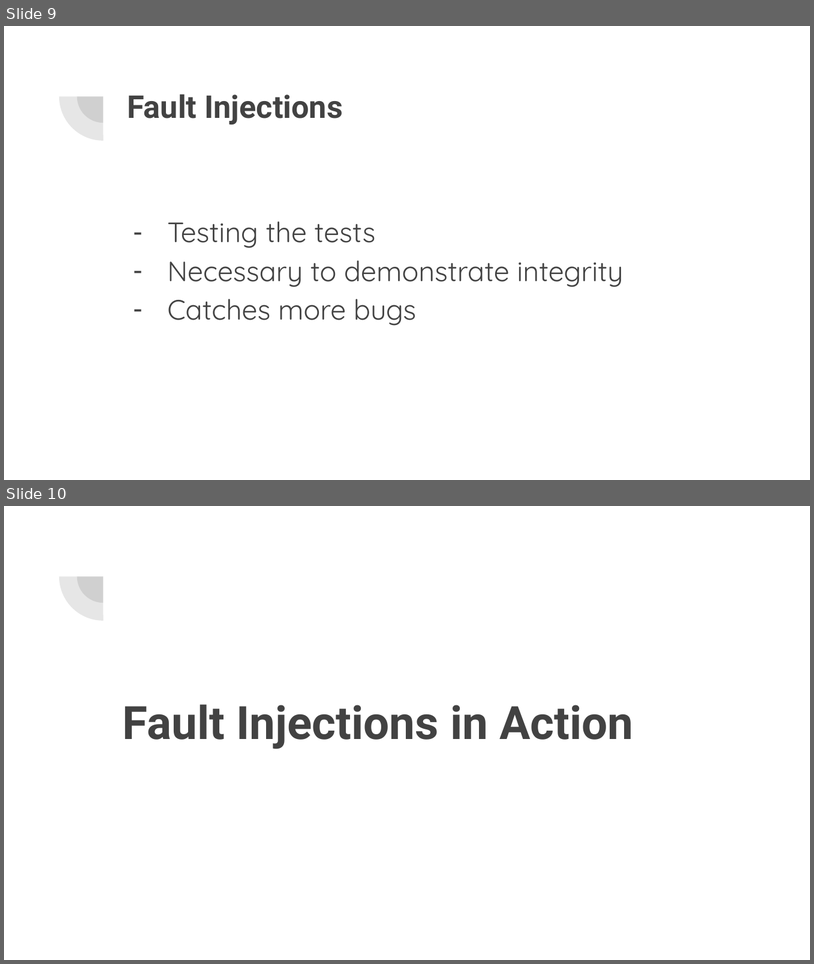
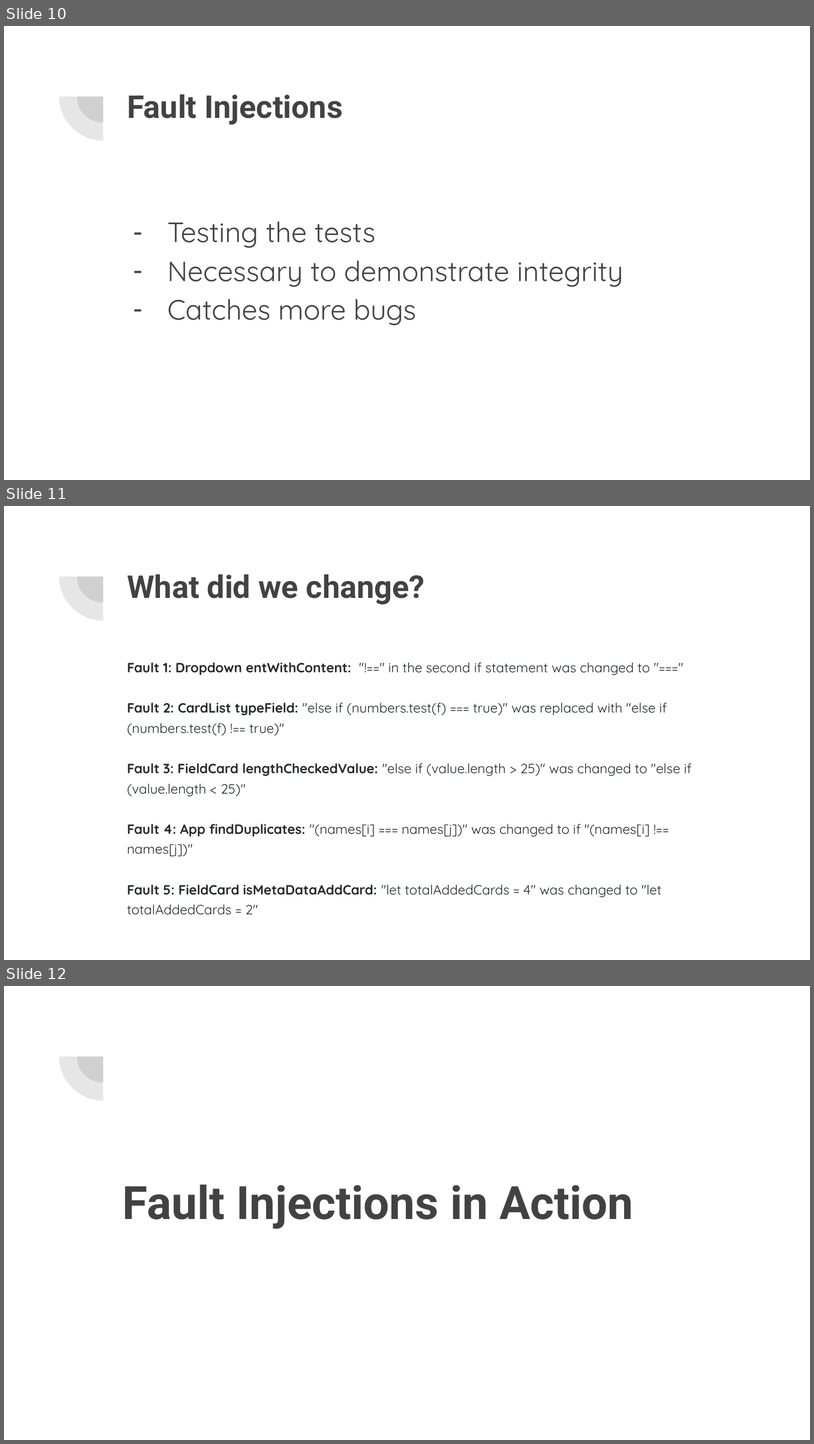
Before and after one commit to csci-362-01-2020/Best-Team, a slide deck: Best-Team_presentation.pptx. Shown one above the other, each under a label of ours: slides 9 and 10 before the commit, slides 10, 11 and 12 after it. The pictures are 814x964 and 814x1444 pixels, drawn with LibreOffice and Linux fonts; fonts in the diff are those of the drawing. Boxes give left, top, right and bottom in pixels: in the first picture for what was removed or moved away, otherwise in the second. Text is boxed around its words. In the diff, an @@ line names an element or a change of style, - is before the commit and + after.

```diff
--- a/Best-Team_presentation.pptx
+++ b/Best-Team_presentation.pptx
@@ slide 11 added at (4, 506, 810, 960), background #FFFFFF; not listed: 2 template elements that a slide beside it also shows @@
@@ title added at (127, 574, 425, 604), 28 pt, text #424242, bold @@
+What did we change?
@@ text added at (127, 662, 692, 915), 12 pt, text #24292E @@
+Fault 1: Dropdown entWithContent: "!==" in the second if statement was changed to "==="
+Fault 2: CardList typeField: "else if (numbers.test(f) === true)" was replaced with "else if (numbers.test(f) !== true)"
+Fault 3: FieldCard lengthCheckedValue: "else if (value.length > 25)" was changed to "else if (value.length < 25)"
+Fault 4: App findDuplicates: "(names[i] === names[j])" was changed to if "(names[i] !== names[j])"
+Fault 5: FieldCard isMetaDataAddCard: "let totalAddedCards = 4" was changed to "let totalAddedCards = 2"
@@ what was slide 9 is now slide 10 @@
@@ what was slide 10 is now slide 12 @@
```
Also in this commit, not shown: 2 slides changed, 2 other slides added, 1 slide removed, 1 other file.
